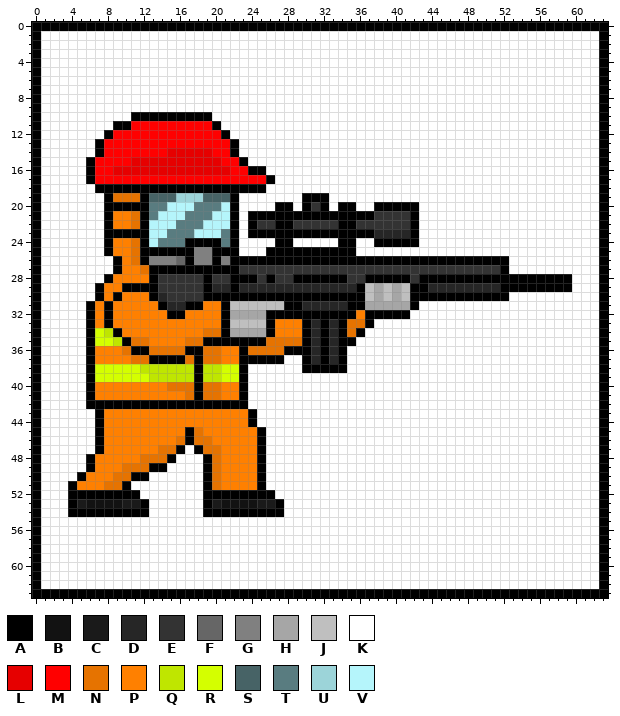
Two versions of one pixel-art sprite, Zombi Slayers/Assets/Resources/Arts/UI/derrick_icon.png. The picture above is the old version.
The file is 256x256 pixels, drawn in blocks of 4x4; one block is one cell here.
Palette (. is transparent): A #000000  B #121212  C #1a1a1a  D #262626  E #333333  F #666666  G #808080  H #a6a6a6  J #bfbfbf  K #ffffff  L #e60000  M #ff0000  N #e67300  P #ff8000  Q #bfe600  R #d4ff00  S #476366  T #597c80  U #9cd4d9  V #b5f5fb
Pixels before, first column x 0:
 0 AAAAAAAAAAAAAAAAAAAAAAAAAAAAAAAAAAAAAAAAAAAAAAAAAAAAAAAAAAAAAAAA
 1 AKKKKKKKKKKKKKKKKKKKKKKKKKKKKKKKKKKKKKKKKKKKKKKKKKKKKKKKKKKKKKKA
 2 AKKKKKKKKKKKKKKKKKKKKKKKKKKKKKKKKKKKKKKKKKKKKKKKKKKKKKKKKKKKKKKA
 3 AKKKKKKKKKKKKKKKKKKKKKKKKKKKKKKKKKKKKKKKKKKKKKKKKKKKKKKKKKKKKKKA
 4 AKKKKKKKKKKKKKKKKKKKKKKKKKKKKKKKKKKKKKKKKKKKKKKKKKKKKKKKKKKKKKKA
 5 AKKKKKKKKKKKKKKKKKKKKKKKKKKKKKKKKKKKKKKKKKKKKKKKKKKKKKKKKKKKKKKA
 6 AKKKKKKKKKKKKKKKKKKKKKKKKKKKKKKKKKKKKKKKKKKKKKKKKKKKKKKKKKKKKKKA
 7 AKKKKKKKKKKKKKKKKKKKKKKKKKKKKKKKKKKKKKKKKKKKKKKKKKKKKKKKKKKKKKKA
 8 AKKKKKKKKKKKKKKKKKKKKKKKKKKKKKKKKKKKKKKKKKKKKKKKKKKKKKKKKKKKKKKA
 9 AKKKKKKKKKKKKKKKKKKKKKKKKKKKKKKKKKKKKKKKKKKKKKKKKKKKKKKKKKKKKKKA
10 AKKKKKKKKKKAAAAAAAAAKKKKKKKKKKKKKKKKKKKKKKKKKKKKKKKKKKKKKKKKKKKA
11 AKKKKKKKKAAMMMMMMMMMAKKKKKKKKKKKKKKKKKKKKKKKKKKKKKKKKKKKKKKKKKKA
12 AKKKKKKKAMMMMMMMMMMMMAKKKKKKKKKKKKKKKKKKKKKKKKKKKKKKKKKKKKKKKKKA
13 AKKKKKKAMMMMMMMMMMMMMMAKKKKKKKKKKKKKKKKKKKKKKKKKKKKKKKKKKKKKKKKA
14 AKKKKKKAMMMMMMMLLLLLMMAKKKKKKKKKKKKKKKKKKKKKKKKKKKKKKKKKKKKKKKKA
15 AKKKKKAMMMMLLLLLLLLLLMMAKKKKKKKKKKKKKKKKKKKKKKKKKKKKKKKKKKKKKKKA
16 AKKKKKAMMLLLLLLLLLLLLLMMAAKKKKKKKKKKKKKKKKKKKKKKKKKKKKKKKKKKKKKA
17 AKKKKKAMMMMMMMMMMMMMMMMMMMAKKKKKKKKKKKKKKKKKKKKKKKKKKKKKKKKKKKKA
18 AKKKKKKAAAAAAAAAAAAAAAAAAAKKKKKKKKKKKKKKKKKKKKKKKKKKKKKKKKKKKKKA
19 AKKKKKKKANNNASSSUUUSSSAKKKKKKKAAAKKKKKKKKKKKKKKKKKKKKKKKKKKKKKKA
20 AKKKKKKKAAAAATTVVVTTTVAKKKKAAKAEAKAAKKAAAAAKKKKKKKKKKKKKKKKKKKKA
21 AKKKKKKKAPPNATVVVTTTVVAKAAAAAAAAAAAAAAEEEEAKKKKKKKKKKKKKKKKKKKKA
22 AKKKKKKKAPPNAVVVTTTVVVAKAEEAAEEEEEAAEEEEEEAKKKKKKKKKKKKKKKKKKKKA
23 AKKKKKKKAAAAAVVTTTVVVTAKAAAAAAAAAAAAAADDDDAKKKKKKKKKKKKKKKKKKKKA
24 AKKKKKKKAPPNAVTTTAAAATAKKKKAAKKKKKAAKKAAAAAKKKKKKKKKKKKKKKKKKKKA
25 AKKKKKKKAPPNAAAAAAGGAAAKKKAAAAAAAAAAKKKKKKKKKKKKKKKKKKKKKKKKKKKA
26 AKKKKKKKKAPNAGGGFAGGAGAAAAAAAAAAAAAAAAAAAAAAAAAAAAAAAKKKKKKKKKKA
27 AKKKKKKKKAPPNAAAAAAAAAAEEEEEEEEEEEEEEEEEEEEEEEEEEEEEAKKKKKKKKKKA
28 AKKKKKKKAPPPPAEEEEEAEEAAAEAEEAAAAAAEEAAAAAEAAAAAAAAAAAAAAAAAKKKA
29 AKKKKKKAPPAAAAEEEEEADDADDDDDDDDDDDDDAJHJHJAADDDDDDDDAAAAAAAAKKKA
30 AKKKKKKAPAPPPADEEEEAAAAAAAAAAAAAAAAAAJHJHJAAAAAAAAAAAKKKKKKKKKKA
31 AKKKKKAPAPPPPPADDAAPPAJJJJJJAADDDDDAAHHHHHAKKKKKKKKKKKKKKKKKKKKA
32 AKKKKKAPAPPPPPPAAPPPPAHHHHAAAAAAAAAAPAAAAAKKKKKKKKKKKKKKKKKKKKKA
33 AKKKKKAPAPPPPPPPPPPPPAJJJJAPPPADADANNAKKKKKKKKKKKKKKKKKKKKKKKKKA
34 AKKKKKARQAPPPPPPPPPNNAHHHHAPPPADADANAKKKKKKKKKKKKKKKKKKKKKKKKKKA
35 AKKKKKARRQANNPPPPNNAAAAAAANNNNADADAAKKKKKKKKKKKKKKKKKKKKKKKKKKKA
36 AKKKKKAPPPNAANNNNAANNPPANNNNAAADADAKKKKKKKKKKKKKKKKKKKKKKKKKKKKA
37 AKKKKKAPPPPNNAAAANANNPPAAAAAKKADADAKKKKKKKKKKKKKKKKKKKKKKKKKKKKA
38 AKKKKKARRRRRQQQQQQAQQRRAKKKKKKAAAAAKKKKKKKKKKKKKKKKKKKKKKKKKKKKA
39 AKKKKKARRRRRRQQQQQAQQRRAKKKKKKKKKKKKKKKKKKKKKKKKKKKKKKKKKKKKKKKA
40 AKKKKKAPPPPPPPPNNNANNPPAKKKKKKKKKKKKKKKKKKKKKKKKKKKKKKKKKKKKKKKA
41 AKKKKKAPPPPPPPPPPNANNPPAKKKKKKKKKKKKKKKKKKKKKKKKKKKKKKKKKKKKKKKA
42 AKKKKKAAAAAAAAAAAAAAAAAAKKKKKKKKKKKKKKKKKKKKKKKKKKKKKKKKKKKKKKKA
43 AKKKKKKAPPPPPPPPPPPPPPPPAKKKKKKKKKKKKKKKKKKKKKKKKKKKKKKKKKKKKKKA
44 AKKKKKKAPPPPPPPPPPPPPPPPAKKKKKKKKKKKKKKKKKKKKKKKKKKKKKKKKKKKKKKA
45 AKKKKKKAPPPPPPPPPANPPPPPPAKKKKKKKKKKKKKKKKKKKKKKKKKKKKKKKKKKKKKA
46 AKKKKKKAPPPPPPPPNANNPPPPPAKKKKKKKKKKKKKKKKKKKKKKKKKKKKKKKKKKKKKA
47 AKKKKKKAPPPPPPNNAKANNPPPPAKKKKKKKKKKKKKKKKKKKKKKKKKKKKKKKKKKKKKA
48 AKKKKKAPPPPPNNNAKKKANPPPPAKKKKKKKKKKKKKKKKKKKKKKKKKKKKKKKKKKKKKA
49 AKKKKKAPPPNNNAAKKKKANPPPPAKKKKKKKKKKKKKKKKKKKKKKKKKKKKKKKKKKKKKA
50 AKKKKAPPPNNAAKKKKKKANPPPPAKKKKKKKKKKKKKKKKKKKKKKKKKKKKKKKKKKKKKA
51 AKKKAPPPNNAKKKKKKKKANPPPPAKKKKKKKKKKKKKKKKKKKKKKKKKKKKKKKKKKKKKA
52 AKKKAAAAAAAAKKKKKKKAAAAAAAAKKKKKKKKKKKKKKKKKKKKKKKKKKKKKKKKKKKKA
53 AKKKACBBBBCCAKKKKKKACBBBBCCAKKKKKKKKKKKKKKKKKKKKKKKKKKKKKKKKKKKA
54 AKKKAAAAAAAAAKKKKKKAAAAAAAAAKKKKKKKKKKKKKKKKKKKKKKKKKKKKKKKKKKKA
55 AKKKKKKKKKKKKKKKKKKKKKKKKKKKKKKKKKKKKKKKKKKKKKKKKKKKKKKKKKKKKKKA
56 AKKKKKKKKKKKKKKKKKKKKKKKKKKKKKKKKKKKKKKKKKKKKKKKKKKKKKKKKKKKKKKA
57 AKKKKKKKKKKKKKKKKKKKKKKKKKKKKKKKKKKKKKKKKKKKKKKKKKKKKKKKKKKKKKKA
58 AKKKKKKKKKKKKKKKKKKKKKKKKKKKKKKKKKKKKKKKKKKKKKKKKKKKKKKKKKKKKKKA
59 AKKKKKKKKKKKKKKKKKKKKKKKKKKKKKKKKKKKKKKKKKKKKKKKKKKKKKKKKKKKKKKA
60 AKKKKKKKKKKKKKKKKKKKKKKKKKKKKKKKKKKKKKKKKKKKKKKKKKKKKKKKKKKKKKKA
61 AKKKKKKKKKKKKKKKKKKKKKKKKKKKKKKKKKKKKKKKKKKKKKKKKKKKKKKKKKKKKKKA
62 AKKKKKKKKKKKKKKKKKKKKKKKKKKKKKKKKKKKKKKKKKKKKKKKKKKKKKKKKKKKKKKA
63 AAAAAAAAAAAAAAAAAAAAAAAAAAAAAAAAAAAAAAAAAAAAAAAAAAAAAAAAAAAAAAAA
After the commit:
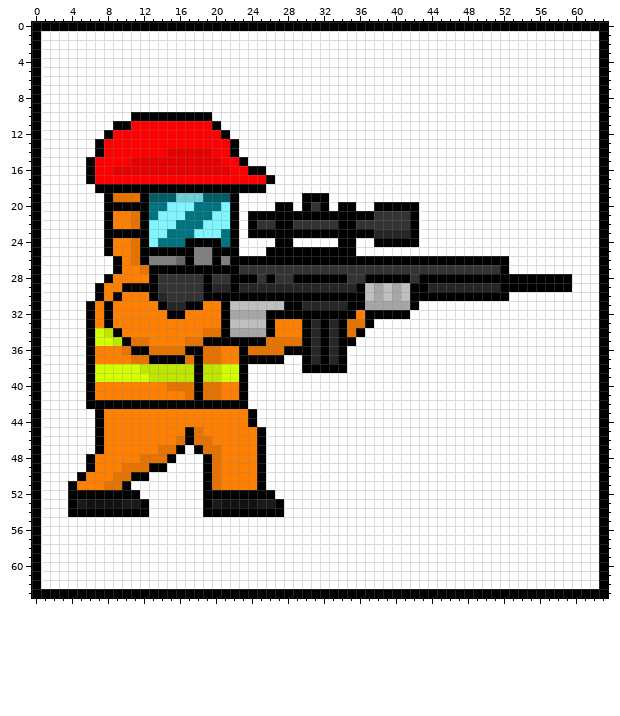
The exact change:
Colour S changes from #476366 to #005c66.
Colour T changes from #597c80 to #007380.
Colour U changes from #9cd4d9 to #6cd0d9.
Colour V changes from #b5f5fb to #80f4ff.
Changed places in both pictures, as pixel boxes (x1, y1, x2, y2):
changed: (149, 193, 230, 247)
